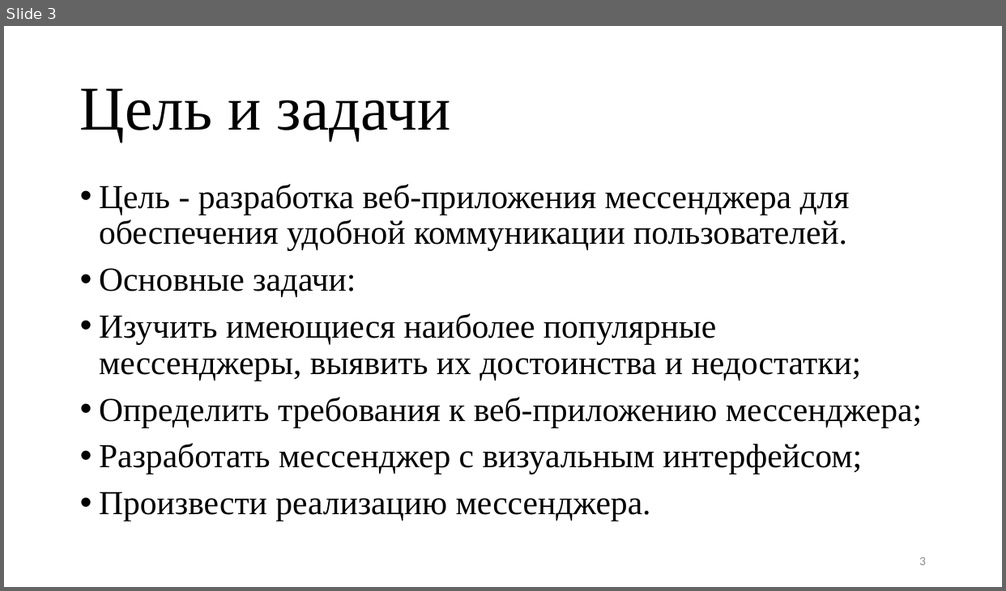
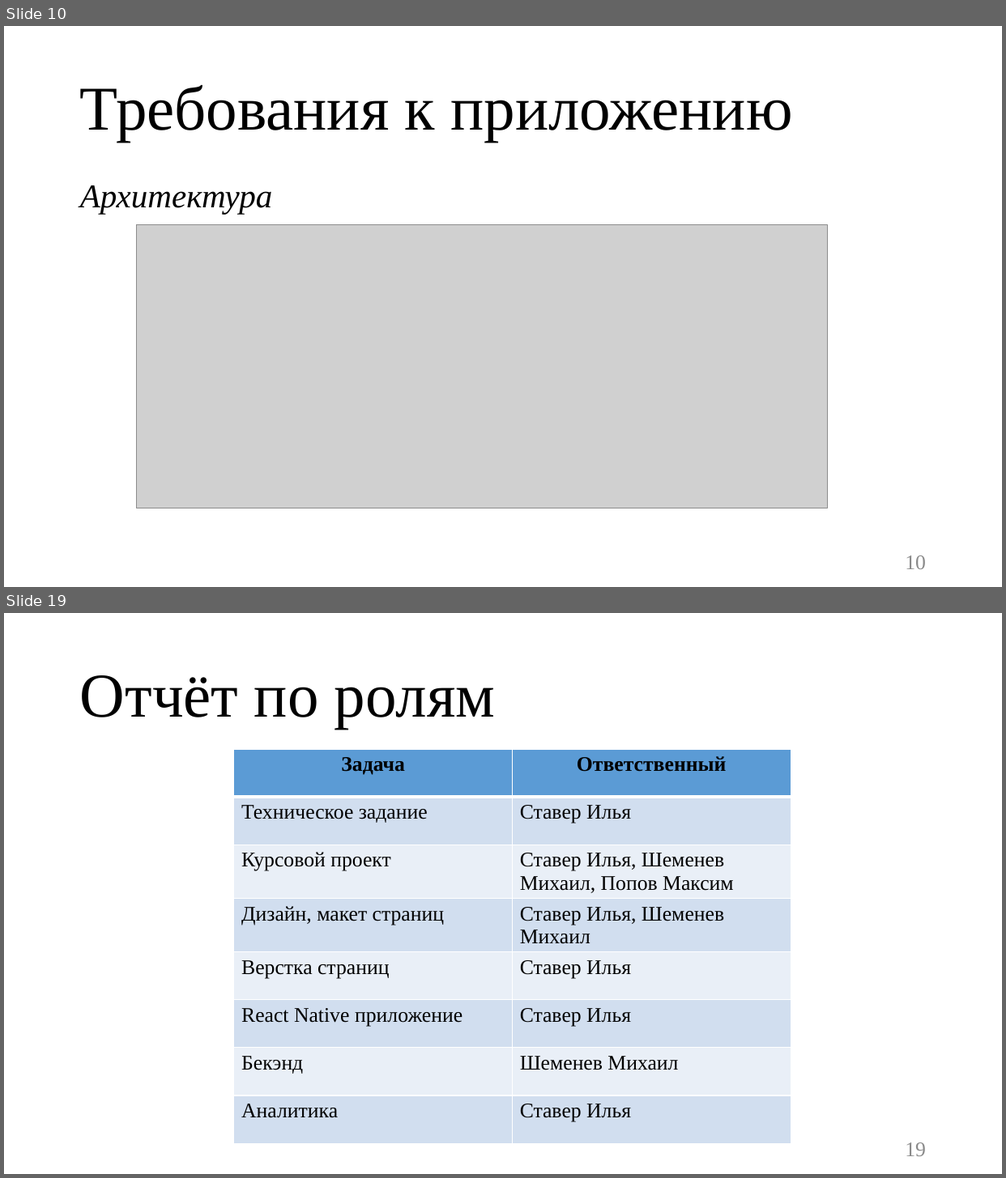
Before and after one commit to TouristTokyo/messenger_project, a slide deck: Documents/Презентация.pptx. Shown one above the other, each under a label of ours: slide 3 before the commit, slides 10 and 19 after it; the slides between them are not shown. The pictures are 1006x591 and 1006x1178 pixels, drawn with LibreOffice and Linux fonts; fonts in the diff are those of the drawing; grey boxes stand for pictures. Boxes give left, top, right and bottom in pixels: in the first picture for what was removed or moved away, otherwise in the second. Text is boxed around its words. In the diff, an @@ line names an element or a change of style, - is before the commit and + after.

```diff
--- a/Documents/Презентация.pptx
+++ b/Documents/Презентация.pptx
@@ slide 19 added at bbox=[4, 613, 1002, 1174], background #FFFFFF @@
@@ title added at bbox=[80, 675, 495, 729], 60 pt, text #000000 @@
+Отчёт по ролям
@@ table added at bbox=[234, 749, 791, 1152], 8 rows, 2 columns @@
+Задача | Ответственный
+Техническое задание | Ставер Илья
+Курсовой проект | Ставер Илья, Шеменев Михаил, Попов Максим
+Дизайн, макет страниц | Ставер Илья, Шеменев Михаил
+Верстка страниц | Ставер Илья
+React Native приложение | Ставер Илья
+Бекэнд | Шеменев Михаил
+Аналитика | Ставер Илья
@@ page number added at bbox=[905, 1143, 926, 1157], 20 pt, text #8C8C8C @@
+19
@@ what was slide 3 is now slide 10 @@
@@ slide 10 changed as well @@
@@ title at bbox=[80, 85, 792, 142]: text changed @@
-Цель и задачи
+Требования к приложению
@@ text at bbox=[80, 186, 273, 214]: text changed; size 32.4 to 32 pt; italic on @@
-• Цель - разработка веб-приложения мессенджера для обеспечения удобной коммуникации пользователей.
-• Основные задачи:
-• Изучить имеющиеся наиболее популярные мессенджеры, выявить их достоинства и недостатки;
-• Определить требования к веб-приложению мессенджера;
-• Разработать мессенджер с визуальным интерфейсом;
-• Произвести реализацию мессенджера.
+Архитектура
@@ picture added at bbox=[137, 225, 828, 508] @@
@@ page number at bbox=[905, 556, 926, 570]: text changed; size 12 to 20 pt; font Calibri to Times New Roman @@
-3
+10
```
Also in this commit, not shown: 9 other slides changed, 11 other slides added, 2 slides removed, 1 other file.
